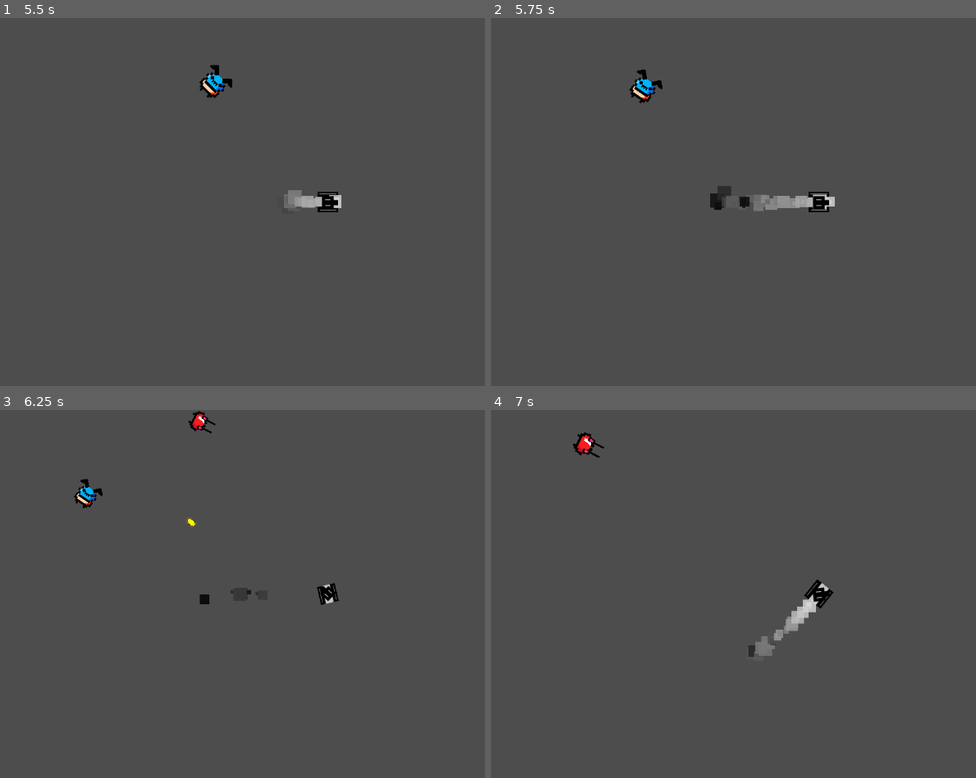
Above: before the commit, frames 1-4 (two rows, left to right).
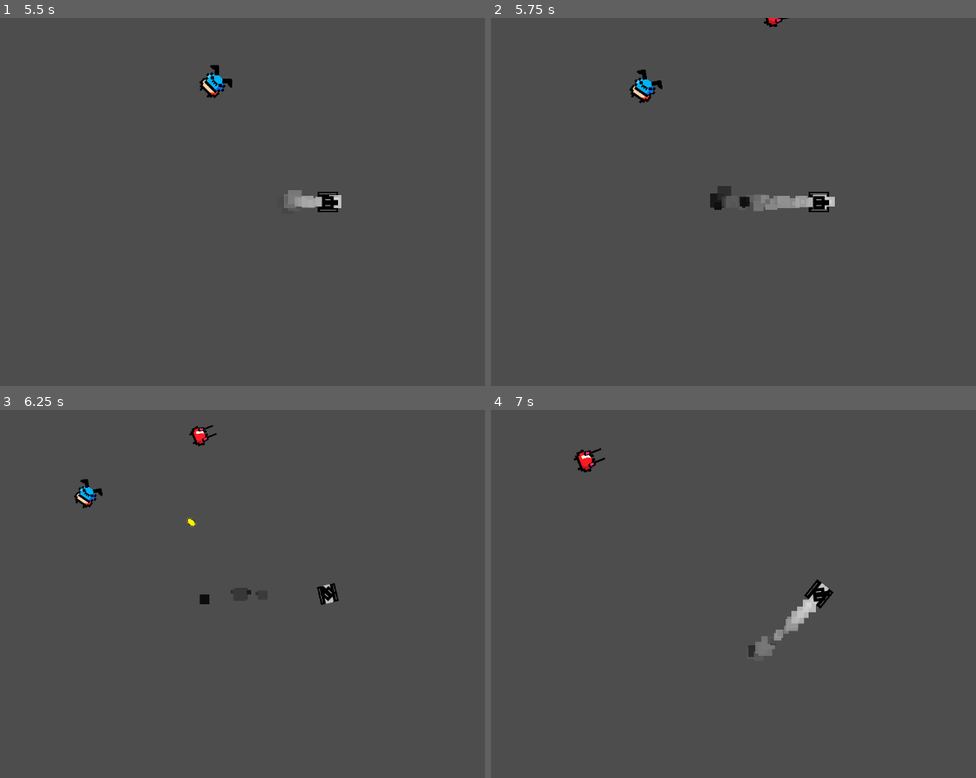
Above: after the commit, the same moments.

Repository: TheCrusty/Biotank-demake
Game: Godot game, scene res://levels/test_level.tscn
The game is run twice, just before and just after one commit, with the same random seed, the same clock (stepped at 60 frames per second) and the same inputs.
Inputs (mouse positions are in pixels of both pictures, inside the frame that each line leads up to):
- Up to frame 1 (5.5 s): move the mouse to (470, 183) at 0.52 s; hold D (Rotate_Right) 0.53-1.28 s; hold Shift (Boost) 0.53-1.28 s; move the mouse to (198, 220) at 1.27 s; hold S (Reverse) 1.28-2.03 s; tap Space (Shoot) at 1.35, 2.85, 4.35 s; move the mouse to (392, 121) at 2.02 s; hold D (Rotate_Right) 2.03-2.78 s; hold Shift (Boost) 2.03-2.78 s; move the mouse to (295, 275) at 2.77 s; hold W (Forward) 2.78-3.53 s; move the mouse to (outside the picture) at 3.52 s; hold Shift (Boost) 3.53-4.28 s; hold A (Rotate_Left) 3.53-5.03 s; move the mouse to (130, 146) at 4.27 s; move the mouse to (358, 202) at 5.02 s; hold S (Reverse) from 5.03 s (still down); hold Shift (Boost) from 5.03 s (still down)
- Up to frame 2 (5.75 s): keep holding S (Reverse); keep holding Shift (Boost)
- Up to frame 3 (6.25 s): move the mouse to (227, 502) at 5.77 s; release S (Reverse) at 5.78 s; release Shift (Boost) at 5.78 s; hold D (Rotate_Right) from 5.78 s (still down); tap Space (Shoot) at 5.85 s
- Up to frame 4 (7 s): move the mouse to (961, 575) at 6.52 s; release D (Rotate_Right) at 6.53 s; hold W (Forward) from 6.53 s (still down); hold Shift (Boost) from 6.53 s (still down)

Frame 1 is identical in both runs. In frame 2, less than 0.1% of the frame differs, in the area x 56-62%, y 0-3%; in frame 3, 0.3%; in frame 4, 0.4%, in the area x 16-24%, y 6-17%.

Commit message:
added bump zone that enables while boosting

Diff:
--- a/levels/player.gd
+++ b/levels/player.gd
@@ -5,6 +5,7 @@
 @export var rotation_speed = 3
 @export var boost_depletion_rate = 2000
 @export var total_boost_amount = 3000
+@export var bump_damage = 5
 var current_boost_amount = 3000
 var engine_power = 800
 var boost_power = 400
@@ -29,6 +30,8 @@
 		if $Camera2D.zoom.y < max_zoom:
 			$Camera2D.zoom.y += 0.008
 			$Camera2D.zoom.x += 0.008
+
+
 	else:
 		boosting = false
 		if current_boost_amount < total_boost_amount:
@@ -37,7 +40,6 @@
 		$BoostParticles.emitting = false
 		$Camera2D.zoom.y = 1
 		$Camera2D.zoom.x = 1
-	print(current_boost_amount)
 
 	if Input.is_action_just_pressed("Shoot"):
 		var projectile_instance = projectile.instantiate()
@@ -68,3 +70,8 @@
 	if velocity.length() < 100:
 		friction_force *= 3
 	acceleration += friction_force
+
+
+func _on_bump_zone_body_entered(body):
+	if boosting && body.has_method("takeDamage"):
+		body.takeDamage(bump_damage)
--- a/levels/player.tscn
+++ b/levels/player.tscn
@@ -11,6 +11,9 @@
 [sub_resource type="RectangleShape2D" id="RectangleShape2D_ftfed"]
 
 [sub_resource type="CanvasItemMaterial" id="CanvasItemMaterial_u7v3f"]
+
+[sub_resource type="CircleShape2D" id="CircleShape2D_vmpi2"]
+radius = 18.0278
 
 [node name="Player" type="CharacterBody2D"]
 script = ExtResource("1_wcx5v")
@@ -48,3 +51,11 @@
 amount = 50
 process_material = ExtResource("4_yf1rt")
 lifetime = 0.8
+
+[node name="BumpZone" type="Area2D" parent="."]
+
+[node name="CollisionShape2D" type="CollisionShape2D" parent="BumpZone"]
+position = Vector2(-7, 0)
+shape = SubResource("CircleShape2D_vmpi2")
+
+[connection signal="body_entered" from="BumpZone" to="." method="_on_bump_zone_body_entered"]
Not shown: 1 places in levels/player.tscn that only renumber resources
